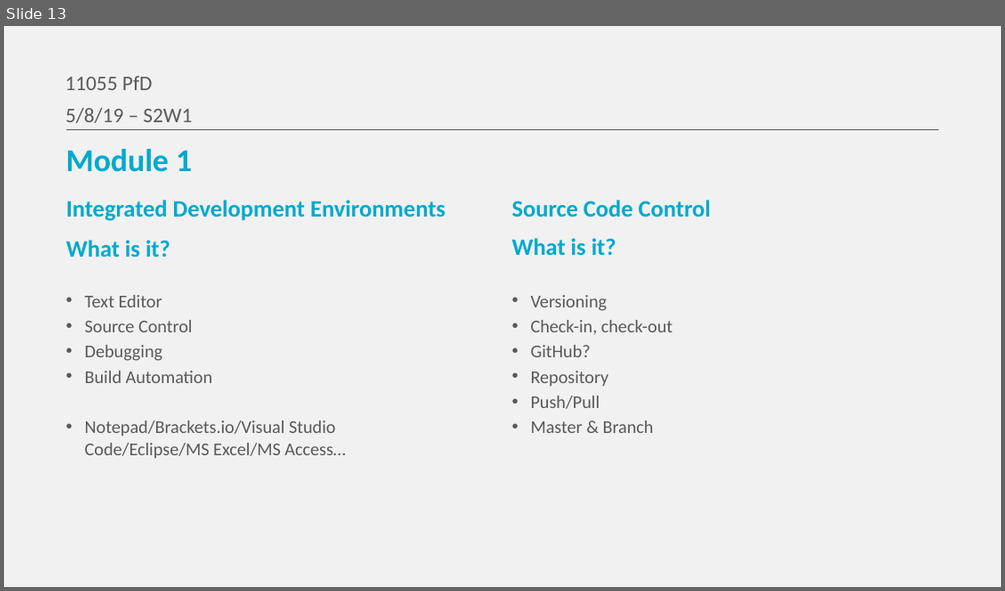
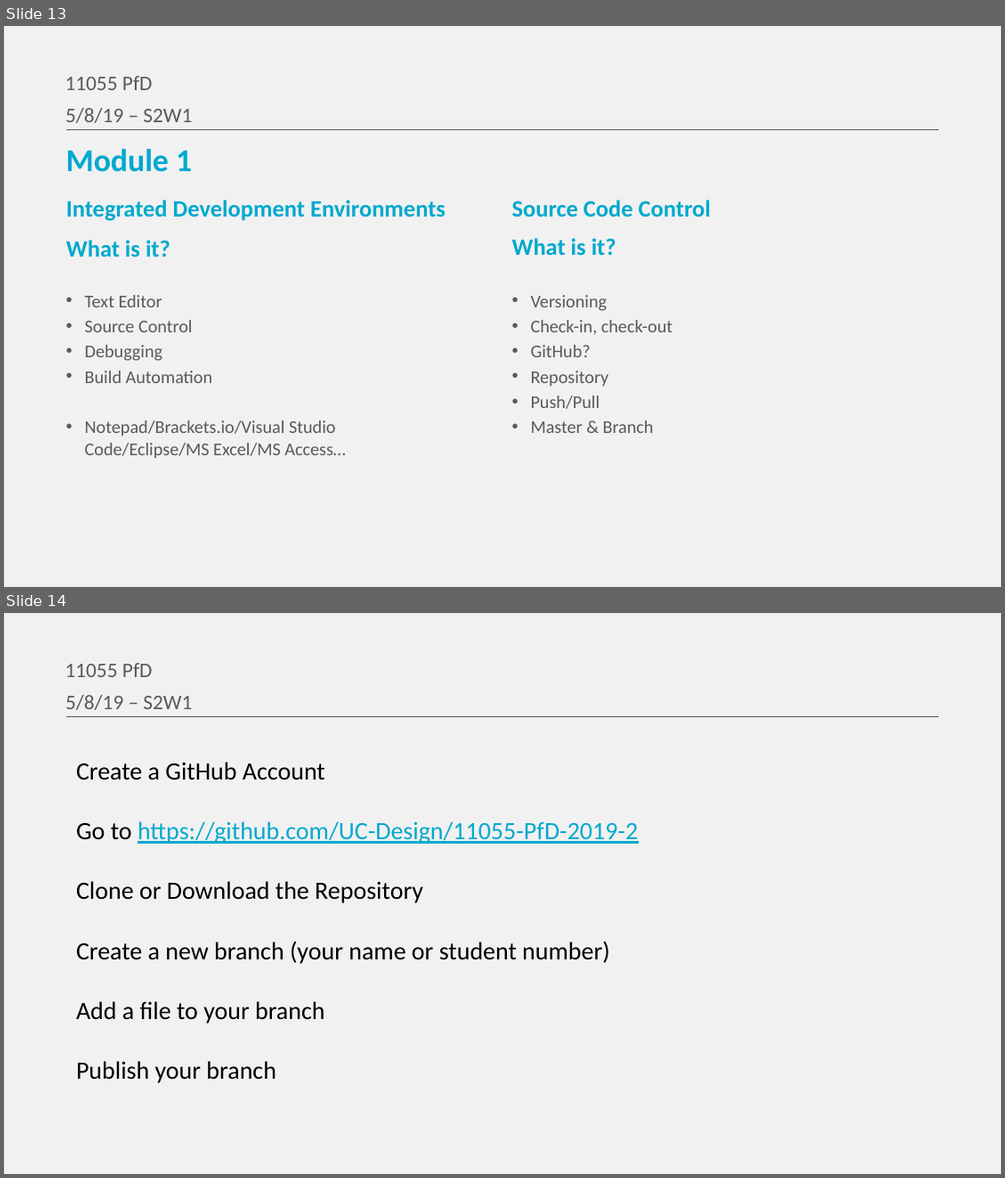
Before and after one commit to UC-Design/11055-PfD-2019-2, a slide deck: W1 - PfD Intro.pptx. Shown one above the other, each under a label of ours: slide 13 before the commit, slides 13 and 14 after it. The pictures are 1005x591 and 1005x1178 pixels, drawn with LibreOffice and Linux fonts; fonts in the diff are those of the drawing; background and template pictures are left out. Boxes give left, top, right and bottom in pixels: in the first picture for what was removed or moved away, otherwise in the second. Text is boxed around its words. In the diff, an @@ line names an element or a change of style, - is before the commit and + after.

Commit message:
Update W1 - PfD Intro.pptx
Add exercise

```diff
--- a/W1 - PfD Intro.pptx
+++ b/W1 - PfD Intro.pptx
@@ slide 14 added at [4,613,1001,1174], background #F1F1F1; not listed: 1 template element that a slide beside it also shows @@
@@ text added at [65,663,153,677], 15 pt, text #58595B @@
+11055 PfD
@@ text added at [65,695,192,710], 15 pt, text #58595B @@
+5/8/19 – S2W1
@@ text added at [76,762,638,1083], 18 pt, text #000000 @@
+Create a GitHub Account
+Go to https://github.com/UC-Design/11055-PfD-2019-2
+Clone or Download the Repository
+Create a new branch (your name or student number)
+Add a file to your branch
+Publish your branch
```
